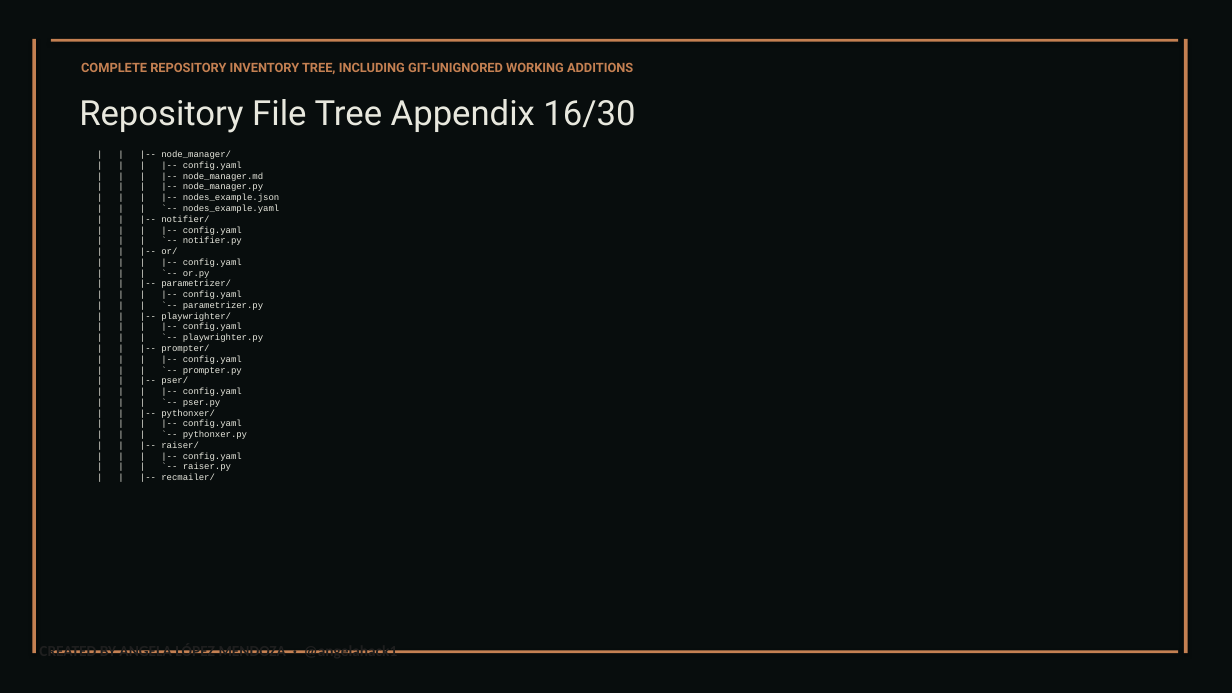
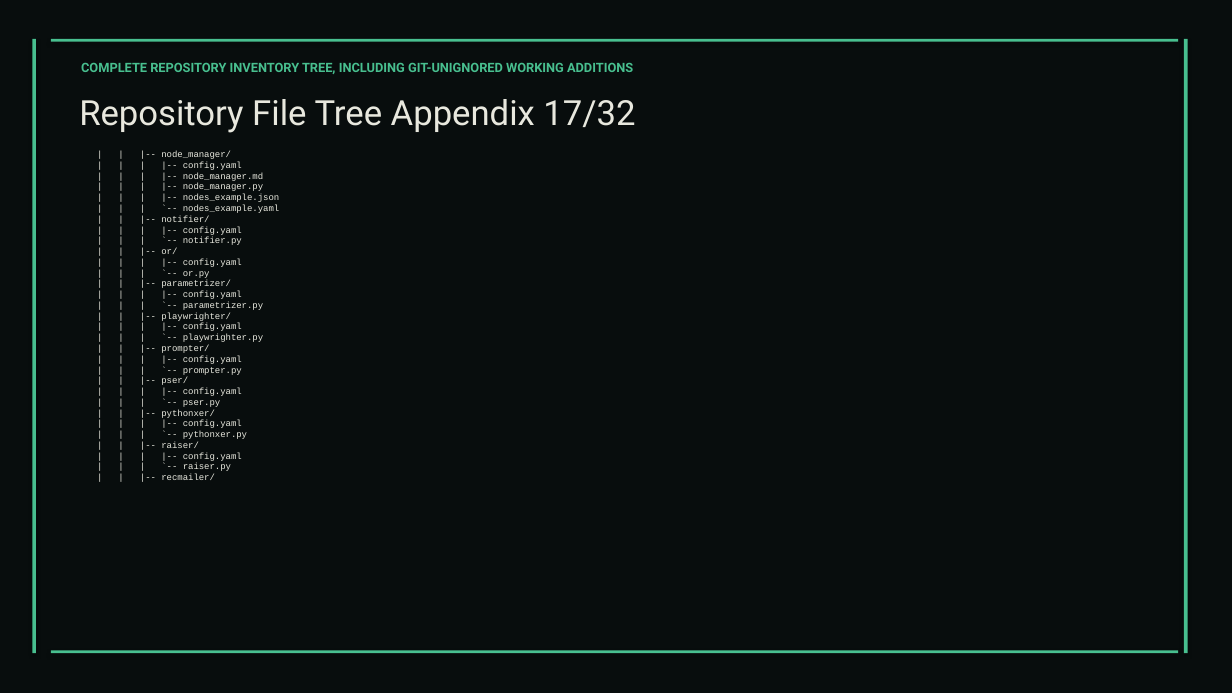
Before and after one commit to XAIHT/Tlamatini, a slide deck: slide 96 of Tlamatini_eXtended_Artificial_Intelligence_Humanly_Tempered.pptx (slide 97 before the commit). Drawn at 1232x693 pixels with LibreOffice and Linux fonts; fonts in the diff are those of the drawing. Boxes give left, top, right and bottom in pixels: in the first picture for what was removed or moved away, otherwise in the second. Text is boxed around its words. In the diff, an @@ line names an element or a change of style, - is before the commit and + after.

```diff
--- a/Tlamatini_eXtended_Artificial_Intelligence_Humanly_Tempered.pptx
+++ b/Tlamatini_eXtended_Artificial_Intelligence_Humanly_Tempered.pptx
@@ text "COMPLETE REPOSITORY INVENTORY TREE, INCLUDING ..." at box(81, 62, 633, 74): text colour #C48052 to #48BF8F @@
@@ text at box(79, 99, 635, 133): text changed @@
-Repository File Tree Appendix 16/30
+Repository File Tree Appendix 17/32
@@ text removed at box(39, 650, 397, 653) @@
-CREATED BY ANGELA LÓPEZ MENDOZA · @angelahack1
@@ fill #C48052 to #48BF8F in 4 elements at box(32, 39, 36, 653), box(1184, 39, 1188, 653), box(51, 39, 1178, 42), box(51, 651, 1178, 653) @@
```
Also in this commit, not shown: 109 other slides changed, 2 slides added, 2 slides removed, 1 other file.
